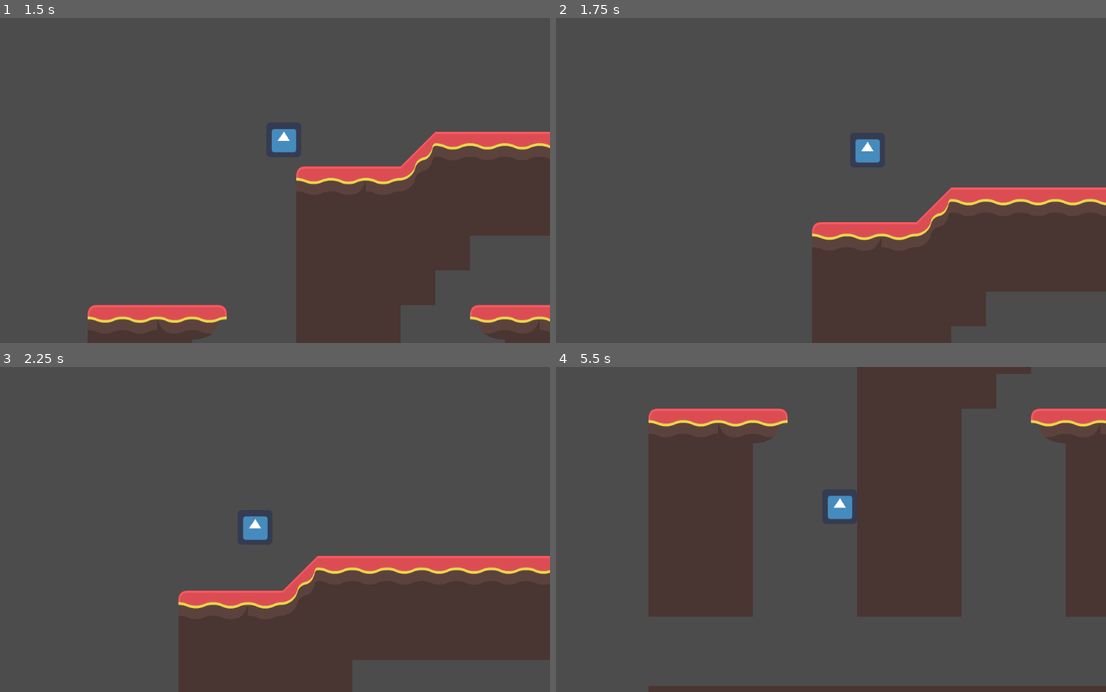
Above: before the commit, frames 1-4 (two rows, left to right).
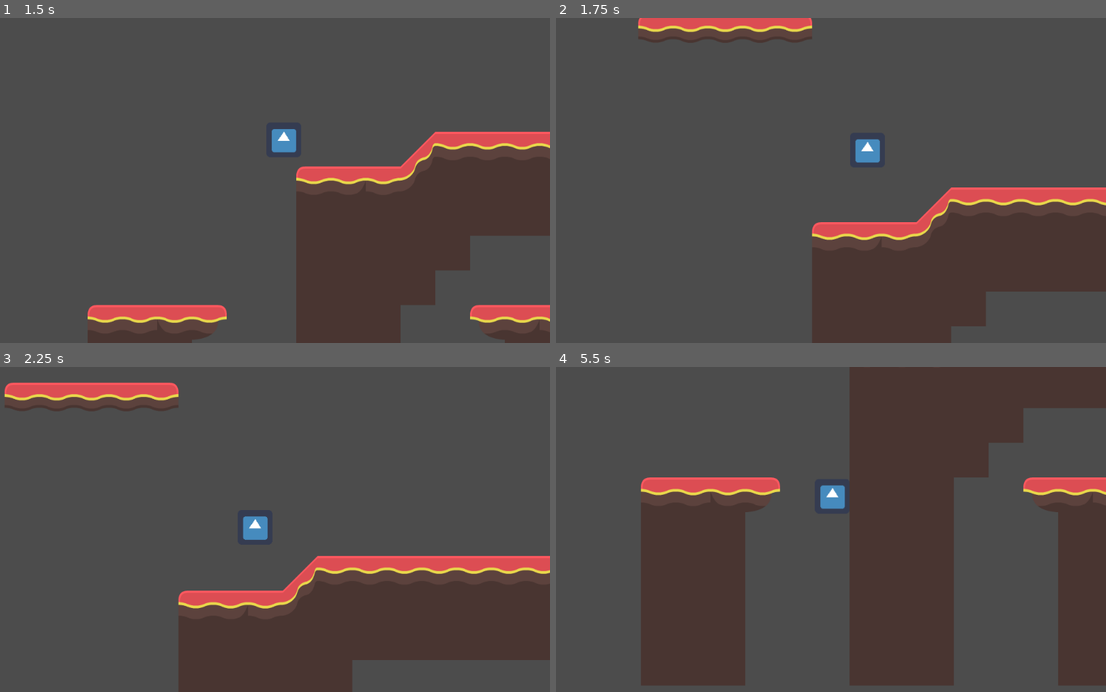
Above: after the commit, the same moments.

Repository: Lukas-VanDyke/Platformer-Prototype
Game: Godot game, scene res://Scenes/Room.tscn
The game is run twice, just before and just after one commit, with the same random seed, the same clock (stepped at 60 frames per second) and the same inputs. The engine's default icon, where the game draws it, is replaced by a stand-in: a white triangle on a blue panel in a dark square.
Inputs (mouse positions are in pixels of both pictures, inside the frame that each line leads up to):
- Up to frame 1 (1.5 s): move the mouse to (396, 164) at 0.52 s; hold D (right) from 0.53 s (still down); click (396, 164) at 0.6 s; tap Space (space) at 0.8, 1.35 s; move the mouse to (159, 196) at 1.27 s
- Up to frame 2 (1.75 s): keep holding D (right); click (715, 196) at 1.55 s
- Up to frame 3 (2.25 s): move the mouse to (330, 458) at 2.02 s; release D (right) at 2.03 s; hold A (left) from 2.03 s (still down); click (330, 458) at 2.1 s
- Up to frame 4 (5.5 s): tap Space (space) at 2.3, 2.85, 3.8, 4.35, 5.3 s; move the mouse to (798, 594) at 2.77 s; release A (left) at 2.78 s; hold D (right) 2.78-4.28 s; click (798, 594) at 3.05 s; move the mouse to (996, 578) at 3.52 s; click (996, 578) at 3.6 s; move the mouse to (660, 480) at 4.27 s; hold A (left) 4.28-5.03 s; click (660, 480) at 4.55 s; move the mouse to (853, 529) at 5.02 s; hold D (right) from 5.03 s (still down); click (853, 529) at 5.1 s

Frame 1 is identical in both runs. In frame 2, 1.4% of the frame differs, in the area x 14-47%, y 0-8%; in frame 3, 1.8%; in frame 4, 26%, in the area x 15-100%, y 0-100%.

Commit message:
Added grappling hook shot (no animation yet)

Diff:
--- a/src/Scenes/Room.tscn
+++ b/src/Scenes/Room.tscn
@@ -58,6 +58,12 @@
 [sub_resource type="ConvexPolygonShape2D" id=18]
 points = PoolVector2Array( 0, 0, 64, 0, 64, 64, 0, 64 )
 
+[sub_resource type="ConvexPolygonShape2D" id=19]
+points = PoolVector2Array( 0, 0, 64, 0, 64, 64, 0, 64 )
+
+[sub_resource type="ConvexPolygonShape2D" id=20]
+points = PoolVector2Array( 0, 0, 64, 0, 64, 64, 0, 64 )
+
 [sub_resource type="ConvexPolygonShape2D" id=21]
 points = PoolVector2Array( 0, 0, 64, 0, 64, 64, 0, 64 )
 
@@ -74,15 +80,9 @@
 points = PoolVector2Array( 0, 0, 64, 0, 64, 64, 0, 64 )
 
 [sub_resource type="ConvexPolygonShape2D" id=26]
-points = PoolVector2Array( 0, 0, 64, 0, 64, 64, 0, 64 )
+points = PoolVector2Array( 64, 0, 0, 64, 0, 0 )
 
 [sub_resource type="ConvexPolygonShape2D" id=27]
-points = PoolVector2Array( 0, 0, 64, 0, 64, 64, 0, 64 )
-
-[sub_resource type="ConvexPolygonShape2D" id=29]
-points = PoolVector2Array( 64, 0, 0, 64, 0, 0 )
-
-[sub_resource type="ConvexPolygonShape2D" id=30]
 points = PoolVector2Array( 64, 64, 0, 0, 64, 0 )
 
 [sub_resource type="TileSet" id=28]
@@ -212,55 +212,55 @@
 "autotile_coord": Vector2( 6, 2 ),
 "one_way": false,
 "one_way_margin": 1.0,
+"shape": SubResource( 19 ),
+"shape_transform": Transform2D( 1, 0, 0, 1, 0, 0 )
+}, {
+"autotile_coord": Vector2( 5, 2 ),
+"one_way": false,
+"one_way_margin": 1.0,
+"shape": SubResource( 20 ),
+"shape_transform": Transform2D( 1, 0, 0, 1, 0, 0 )
+}, {
+"autotile_coord": Vector2( 4, 2 ),
+"one_way": false,
+"one_way_margin": 1.0,
 "shape": SubResource( 21 ),
 "shape_transform": Transform2D( 1, 0, 0, 1, 0, 0 )
 }, {
-"autotile_coord": Vector2( 5, 2 ),
+"autotile_coord": Vector2( 3, 2 ),
 "one_way": false,
 "one_way_margin": 1.0,
 "shape": SubResource( 22 ),
 "shape_transform": Transform2D( 1, 0, 0, 1, 0, 0 )
 }, {
-"autotile_coord": Vector2( 4, 2 ),
+"autotile_coord": Vector2( 2, 2 ),
 "one_way": false,
 "one_way_margin": 1.0,
 "shape": SubResource( 23 ),
 "shape_transform": Transform2D( 1, 0, 0, 1, 0, 0 )
 }, {
-"autotile_coord": Vector2( 3, 2 ),
+"autotile_coord": Vector2( 1, 2 ),
 "one_way": false,
 "one_way_margin": 1.0,
 "shape": SubResource( 24 ),
 "shape_transform": Transform2D( 1, 0, 0, 1, 0, 0 )
 }, {
-"autotile_coord": Vector2( 2, 2 ),
+"autotile_coord": Vector2( 0, 2 ),
 "one_way": false,
 "one_way_margin": 1.0,
 "shape": SubResource( 25 ),
 "shape_transform": Transform2D( 1, 0, 0, 1, 0, 0 )
 }, {
-"autotile_coord": Vector2( 1, 2 ),
+"autotile_coord": Vector2( 8, 2 ),
 "one_way": false,
 "one_way_margin": 1.0,
 "shape": SubResource( 26 ),
 "shape_transform": Transform2D( 1, 0, 0, 1, 0, 0 )
 }, {
-"autotile_coord": Vector2( 0, 2 ),
+"autotile_coord": Vector2( 7, 2 ),
 "one_way": false,
 "one_way_margin": 1.0,
 "shape": SubResource( 27 ),
-"shape_transform": Transform2D( 1, 0, 0, 1, 0, 0 )
-}, {
-"autotile_coord": Vector2( 8, 2 ),
-"one_way": false,
-"one_way_margin": 1.0,
-"shape": SubResource( 29 ),
-"shape_transform": Transform2D( 1, 0, 0, 1, 0, 0 )
-}, {
-"autotile_coord": Vector2( 7, 2 ),
-"one_way": false,
-"one_way_margin": 1.0,
-"shape": SubResource( 30 ),
 "shape_transform": Transform2D( 1, 0, 0, 1, 0, 0 )
 } ]
 0/z_index = 0
@@ -273,7 +273,7 @@
 collision_layer = 98
 collision_mask = 29
 format = 1
-tile_data = PoolIntArray( 27, 0, 65537, 28, 0, 2, 29, 0, 2, 30, 0, …(4631 unchanged characters)…
+tile_data = PoolIntArray( -196606, 0, 5, -196605, 0, 6, -196604, 0, 6, -196603, 0, 6, -196602, 0, 7, 27, 0, 65537, 28, 0, 2, 29, 0, 2, 30, 0, …(4631 unchanged characters)…
 __meta__ = {
 "_edit_lock_": true
 }
--- a/src/Scripts/PlayerController.gd
+++ b/src/Scripts/PlayerController.gd
@@ -7,14 +7,22 @@
 export (int) var jumpSpeed = -1000
 
 var velocity = Vector2()
-var look_direction = Vector2(1,0)
+
+var grappling = false
+var grapplingTarget
 
 func _physics_process(delta):
+	if grappling:
+		velocity = (grapplingTarget - global_position).normalized() * movementSpeed
+		if (grapplingTarget - global_position).length() > 33:
+			velocity = move_and_slide(velocity)
+		else:
+			grappling = false
+		return
+
 	get_input()
 	velocity.y += gravity * delta
 	velocity = move_and_slide(velocity, Vector2(0, -1))
-
-	UpdateLookDirection()
 
 func get_input():
 	velocity.x = 0
@@ -29,5 +37,9 @@
 	if Input.is_action_just_pressed("space") and (is_on_floor() or is_on_wall()):
 		velocity.y = jumpSpeed
 
-func UpdateLookDirection():
-	look_direction = velocity
+	if Input.is_action_just_pressed("click"):
+		var space_state = get_world_2d().direct_space_state
+		var result = space_state.intersect_ray(global_position, get_global_mouse_position(), [self])
+		if result:
+			grapplingTarget = result.position
+			grappling = true
